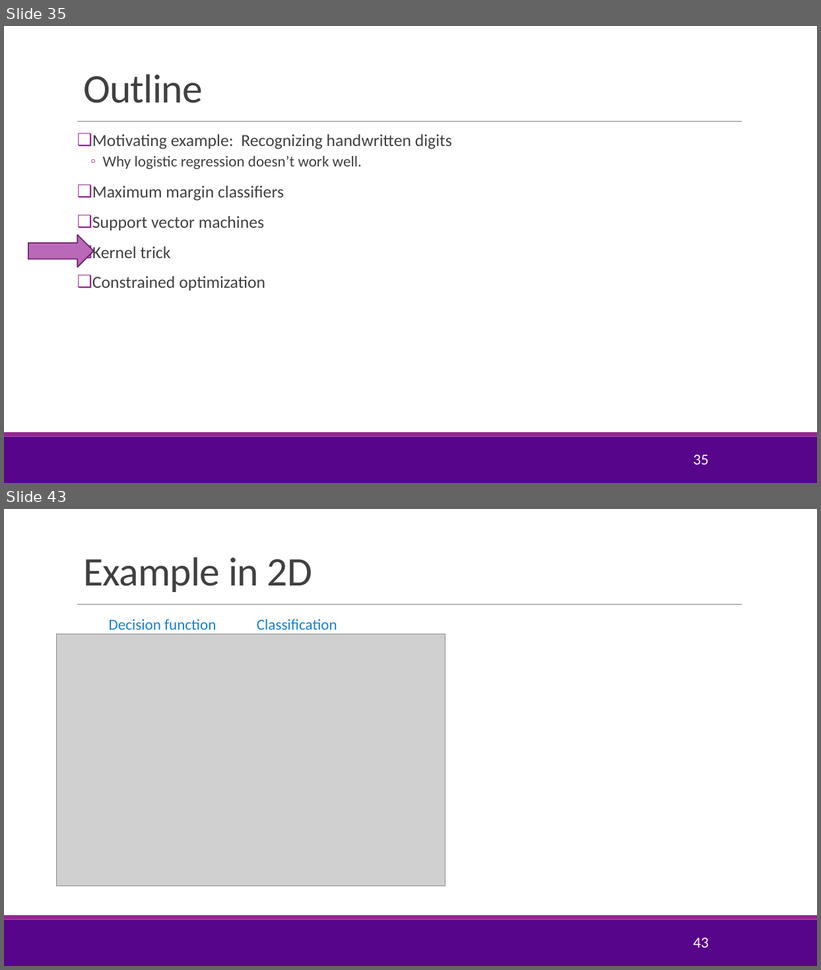
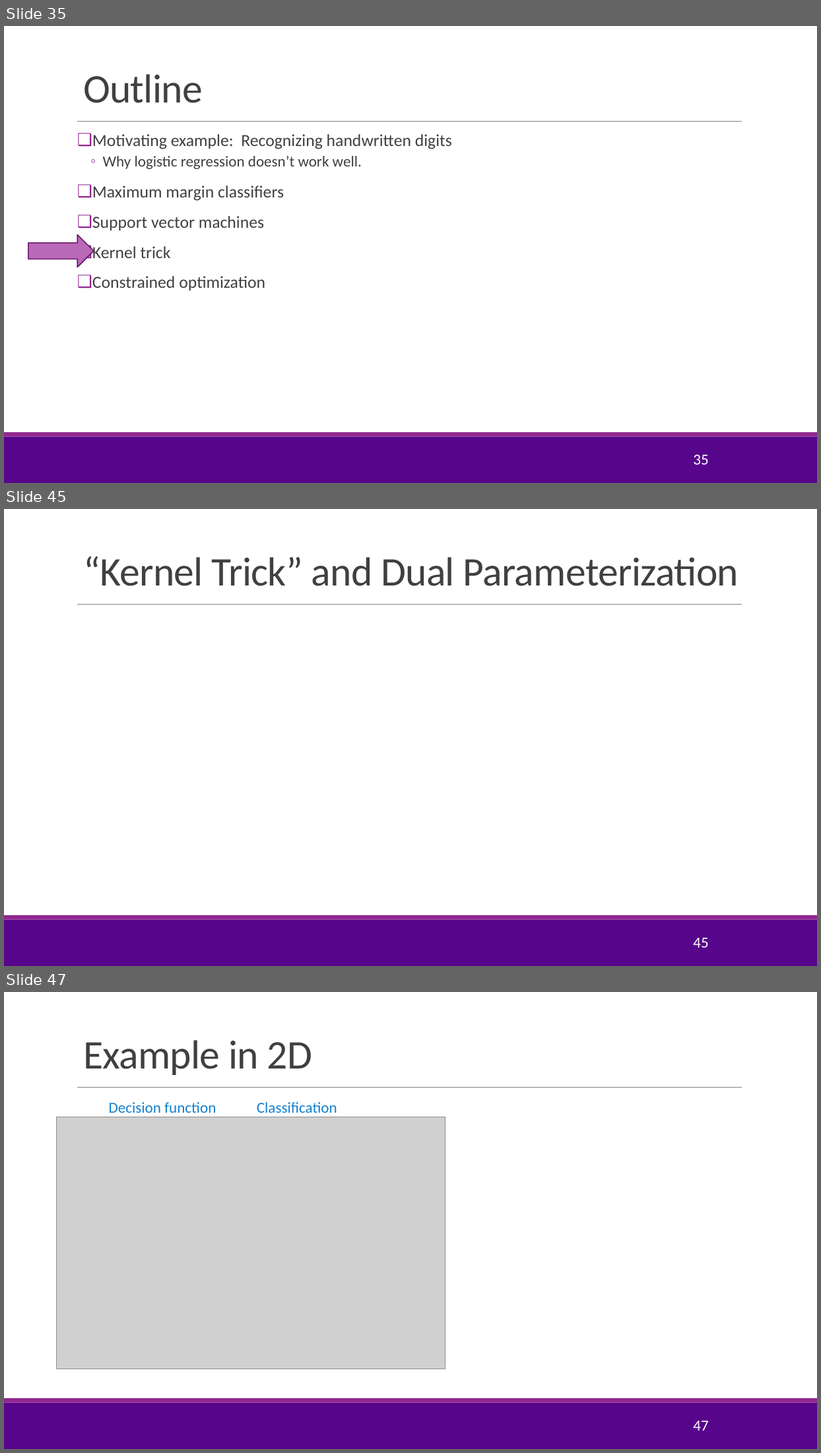
Before and after one commit to sdrangan/introml, a slide deck: lectures/Lect08_SVM.pptx. Shown one above the other, each under a label of ours: slides 35 and 43 before the commit, slides 35, 45 and 47 after it; the slides between them are not shown. The pictures are 821x970 and 821x1453 pixels, drawn with LibreOffice and Linux fonts; fonts in the diff are those of the drawing; grey boxes stand for pictures; background and template pictures are left out. Boxes give left, top, right and bottom in pixels: in the first picture for what was removed or moved away, otherwise in the second. Text is boxed around its words. In the diff, an @@ line names an element or a change of style, - is before the commit and + after.

Commit message:
Modified kernel section of the lecture to better explain the concepts

```diff
--- a/lectures/Lect08_SVM.pptx
+++ b/lectures/Lect08_SVM.pptx
@@ slide 45 added at <box>4,509,817,966</box>, background #FFFFFF; not listed: 3 template elements that a slide beside it also shows @@
@@ title added at <box>83,556,739,586</box>, 48 pt, text #404040 @@
+“Kernel Trick” and Dual Parameterization
@@ page number added at <box>693,938,708,948</box>, 18 pt, text #FFFFFF @@
+45
@@ what was slide 43 is now slide 47 @@
@@ page number at <box>693,1421,708,1431</box>: text changed @@
-43
+47
```
Also in this commit, not shown: 8 slides changed, 3 other slides added, 1 slide removed, 3 other files.
